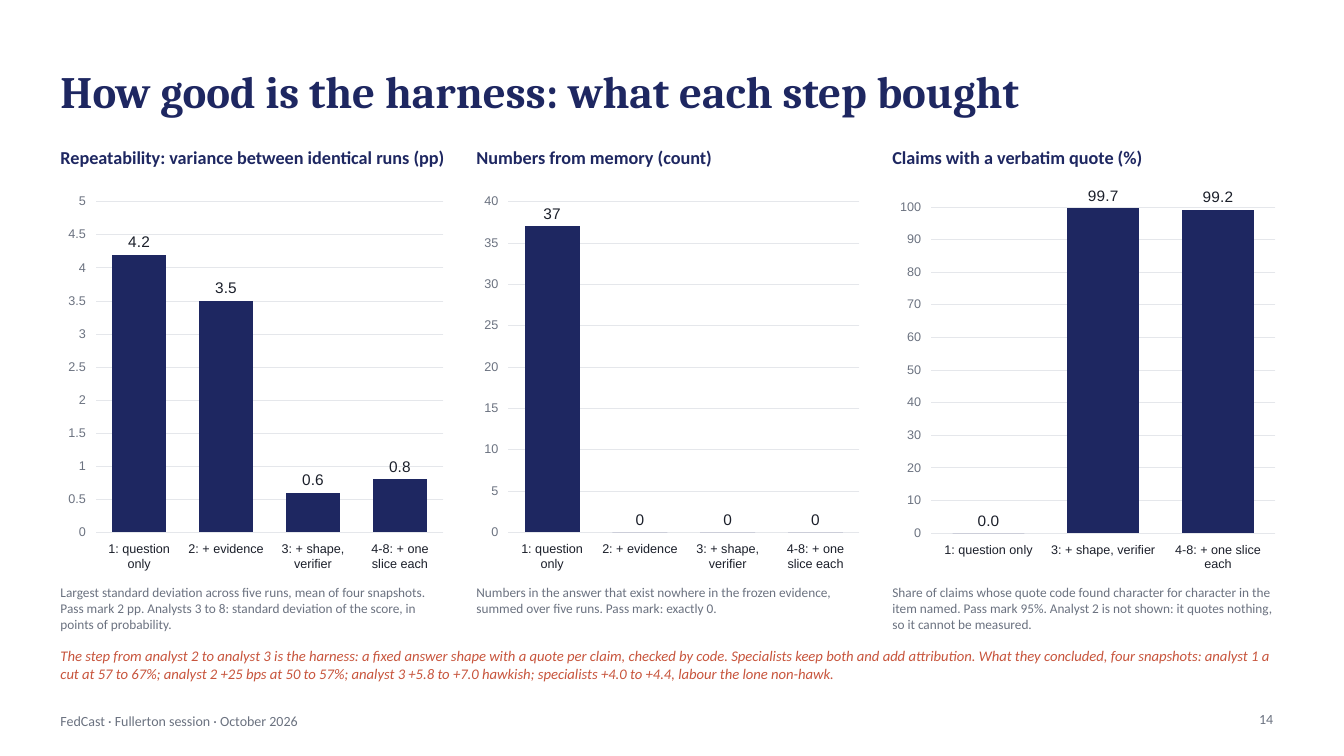
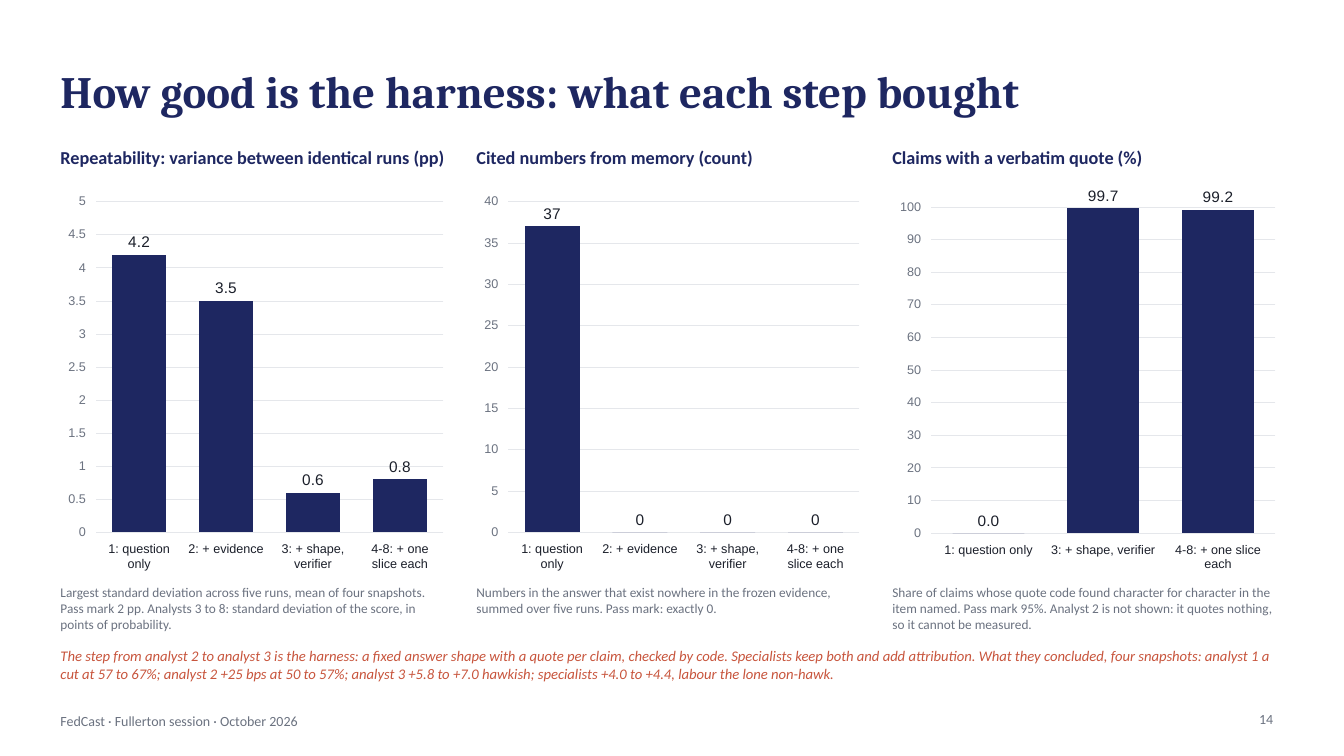
Before and after one commit to kmt112/fed-forecast, a slide deck: slide 14 of docs/FedCast_Fullerton.pptx. Drawn at 1344x756 pixels with LibreOffice and Linux fonts; fonts in the diff are those of the drawing. Boxes give left, top, right and bottom in pixels: in the first picture for what was removed or moved away, otherwise in the second. Text is boxed around its words. In the diff, an @@ line names an element or a change of style, - is before the commit and + after.

```diff
--- a/docs/FedCast_Fullerton.pptx
+++ b/docs/FedCast_Fullerton.pptx
@@ text at [476, 150, 753, 167]: text changed @@
-Numbers from memory (count)
+Cited numbers from memory (count)
```
Also in this commit, not shown: 3 other slides changed, 2 other files.
